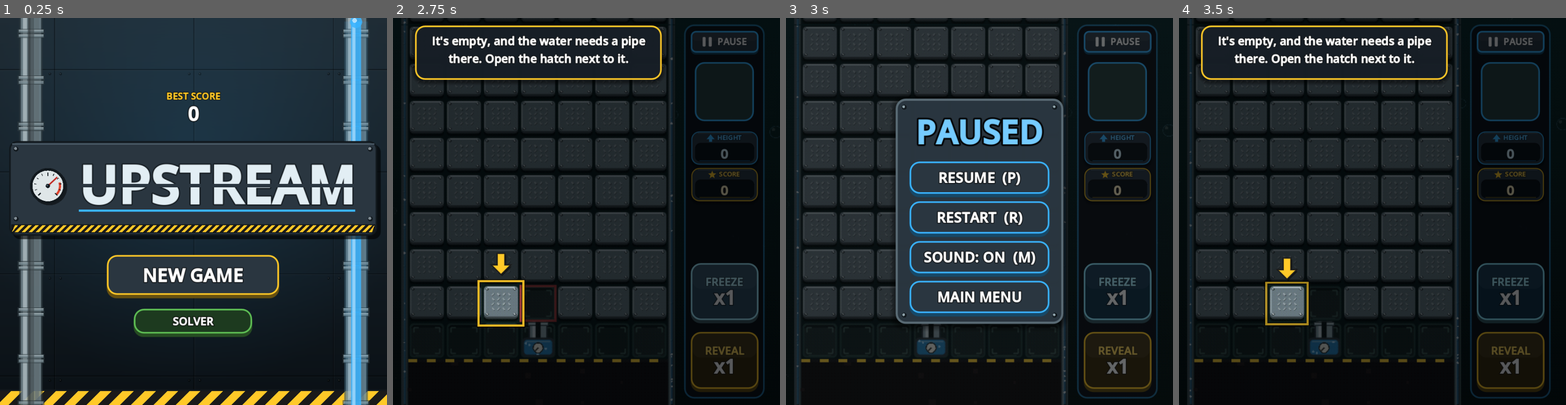
Above: before the commit, frames 1-4 (left to right).
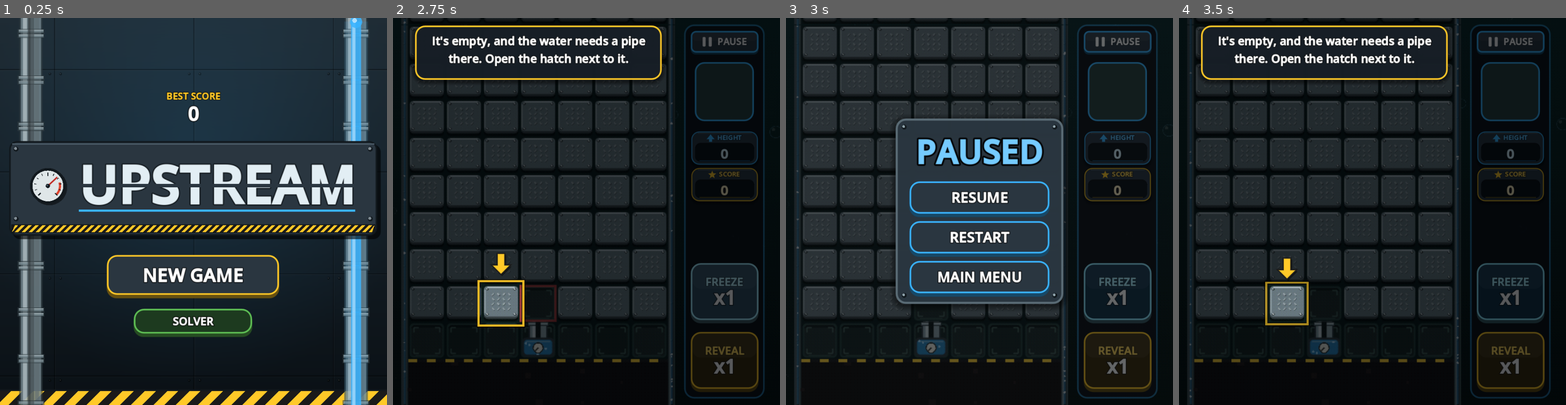
Above: after the commit, the same moments.

Repository: zzzteph/upstream
Game: Godot game, scene res://main.tscn
Same seed, same stepped clock (60 frames per second), same inputs: the game is played once before the commit and once after it.
Inputs (mouse positions are in pixels of both pictures, inside the frame that each line leads up to):
- Up to frame 1 (0.25 s): no input
- Up to frame 2 (2.75 s): click "NEW GAME" at 0.5 s; tap Enter at 1.25 s; move the mouse to (671, 192) at 1.27 s; hold Right 1.28-2 s; tap F at 1.35 s; click (671, 192) at 1.42 s; tap Space at 1.52 s; click (725, 292) at 2.02 s
- Up to frame 3 (3 s): move the mouse to (902, 230) at 2.77 s; hold Down from 2.78 s (still down); tap P at 2.85 s; click (902, 230) at 2.92 s
- Up to frame 4 (3.5 s): keep holding Down; tap Space at 3.02 s

Frames 1-2 are identical in both runs. In frame 3, 12% of the frame differs, in the area x 28-73%, y 20-81%; in frame 4, nothing differs.

Commit message:
Pause menu: just RESUME, RESTART, MAIN MENU
No sound toggle and no keyboard letters on the buttons (P, R and M still
work on a keyboard).

Co-Authored-By: Claude Opus 5.5 <noreply@anthropic.com>
Claude-Session: https://claude.ai/code/session_01L8PqzGQqSgjkJ7qi3hYvTL

Diff:
--- a/scripts/ui.gd
+++ b/scripts/ui.gd
@@ -234,7 +234,6 @@
 var _best_caption: Label
 var logo: StationLogo
 var pause_screen: Control
-var pause_mute: Button
 var over_screen: Control
 var over_reason: Label
 var over_score: Label
@@ -248,7 +247,6 @@
 var _toast_tween: Tween
 var _ff_lit := false
 var _scaled := []          ## [Label, base font size, base outline] scaled to the screen width.
-var _key_buttons := []     ## [Button, mouse/keyboard text, touch text]
 var _flash: ColorRect
 var _flash_tween: Tween
 
@@ -387,13 +385,6 @@
 	var l := _label(text, size, col, outline)
 	_scaled.append([l, size, outline])
 	return l
-
-
-## A button whose caption drops its keyboard hint on touch screens.
-func _kbutton(key_text: String, touch_text: String, cb: Callable) -> Button:
-	var b := _button(key_text, cb)
-	_key_buttons.append([b, key_text, touch_text])
-	return b
 
 
 func _button(text: String, cb: Callable, min_w := 260) -> Button:
@@ -536,10 +527,8 @@
 	vb.add_theme_constant_override("separation", 14)
 	panel.add_child(vb)
 	vb.add_child(_slabel("PAUSED", 64, WATER.lightened(0.3), 14))
-	vb.add_child(_kbutton("RESUME  (P)", "RESUME", func(): game.toggle_pause()))
-	vb.add_child(_kbutton("RESTART  (R)", "RESTART", func(): game.play_again()))
-	pause_mute = _button("SOUND: ON  (M)", func(): game.toggle_mute())
-	vb.add_child(pause_mute)
+	vb.add_child(_button("RESUME", func(): game.toggle_pause()))
+	vb.add_child(_button("RESTART", func(): game.play_again()))
 	vb.add_child(_button("MAIN MENU", func(): game.go_to_title()))
 
 
@@ -656,11 +645,6 @@
 	_place_stats()
 
 	_refresh_powers()
-	var mt := "SOUND: OFF" if game.sfx.muted else "SOUND: ON"
-	if not game.is_touch:
-		mt += "  (M)"
-	if pause_mute.text != mt:
-		pause_mute.text = mt
 
 	if over_new.visible:
 		over_new.modulate = Color.from_hsv(0.13, 0.6 + 0.4 * sin(game.time * 6.0), 1.0)
@@ -769,15 +753,12 @@
 
 func _apply_layout() -> void:
 	var vs: Vector2 = game.view_size
-	var touch: bool = game.is_touch
 	# Text scales down on narrow screens so headings never run off the edge.
 	var k := clampf(minf(vs.x / 680.0, vs.y / 760.0), 0.6, 1.0)
 	for e in _scaled:
 		var l: Label = e[0]
 		l.add_theme_font_size_override("font_size", maxi(12, int(e[1] * k)))
 		l.add_theme_constant_override("outline_size", maxi(2, int(e[2] * k)))
-	for e in _key_buttons:
-		(e[0] as Button).text = e[2] if touch else e[1]
 	# Menu: best score, nameplate, NEW GAME and the small SOLVER must fit.
 	var short := vs.y < 600.0
 	var bh := 56.0 if short else 74.0
--- a/tests/game_test.gd
+++ b/tests/game_test.gd
@@ -164,6 +164,10 @@
 	click(pb.get_global_rect().get_center())
 	await frames(1)
 	check(game.paused and game.ui.pause_screen.visible, "the pause button pauses the game")
+	var labels := []
+	for b in game.ui.pause_screen.find_children("*", "Button", true, false):
+		labels.append((b as Button).text)
+	check(labels == ["RESUME", "RESTART", "MAIN MENU"], "the pause menu is just RESUME, RESTART, MAIN MENU (got %s)" % [labels])
 	var cd_p: float = game.countdown
 	await frames(30)
 	check(game.countdown == cd_p, "nothing moves while paused")
Not shown, changed: DEVELOPMENT.md
